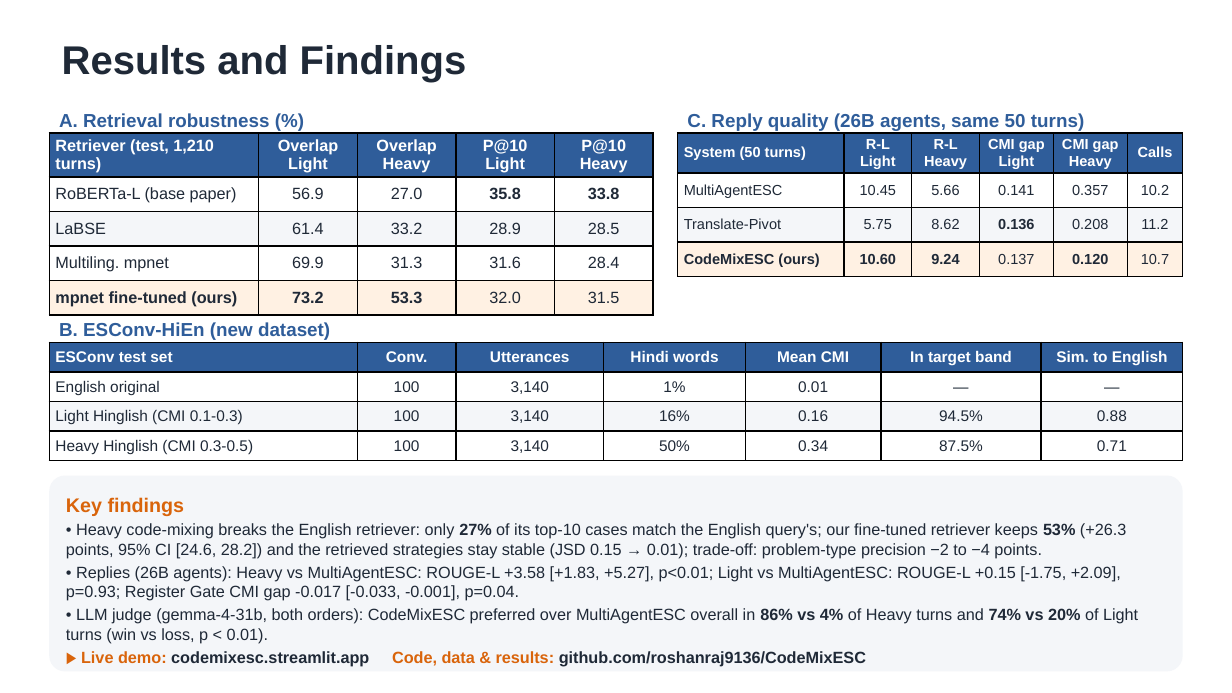
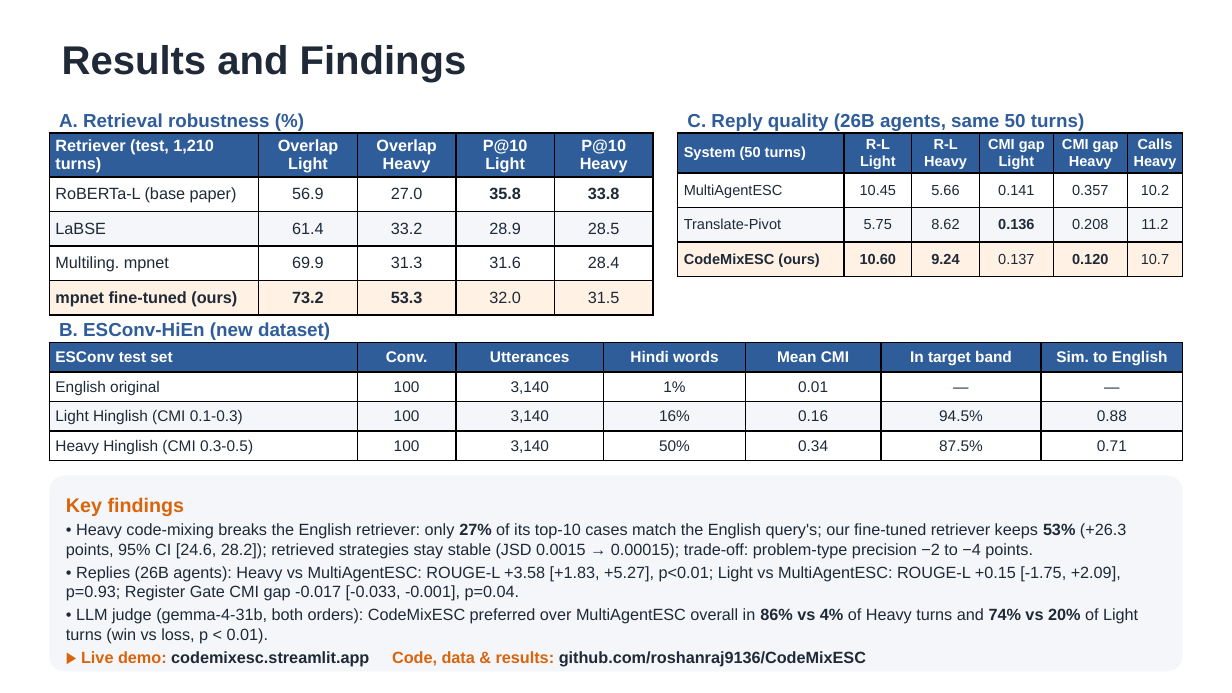
Before and after one commit to roshanraj9136/CodeMixESC, a slide deck: slide 3 of docs/presentation/CodeMixESC_slides.pptx. Drawn at 1232x693 pixels with LibreOffice and Linux fonts; fonts in the diff are those of the drawing. Boxes give left, top, right and bottom in pixels: in the first picture for what was removed or moved away, otherwise in the second. Text is boxed around its words. In the diff, an @@ line names an element or a change of style, - is before the commit and + after.

```diff
--- a/docs/presentation/CodeMixESC_slides.pptx
+++ b/docs/presentation/CodeMixESC_slides.pptx
@@ table at (678,133,1183,271) @@
-row 1, column 6: Calls
+row 1, column 6: Calls Heavy
@@ text in rounded rectangle at (66,523,1126,559): text changed @@
-• Heavy code-mixing breaks the English retriever: only 27% of its top-10 cases match the English query's; our fine-tuned retriever keeps 53% (+26.3 points, 95% CI [24.6, 28.2]) and the retrieved strategies stay stable (JSD 0.15 → 0.01); trade-off: problem-type precision −2 to −4 points.
+• Heavy code-mixing breaks the English retriever: only 27% of its top-10 cases match the English query's; our fine-tuned retriever keeps 53% (+26.3 points, 95% CI [24.6, 28.2]); retrieved strategies stay stable (JSD 0.0015 → 0.00015); trade-off: problem-type precision −2 to −4 points.
```
Also in this commit, not shown: 1 other slide changed, 6 other files.
